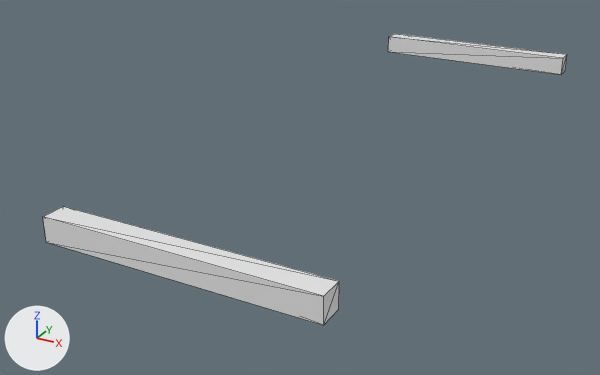
What one commit did to the glTF model assets/models/beam_rope.gltf.
One viewpoint serves both versions: a 50 mm camera at (1.36, -3.12, 1.19) aimed at (-0.22, -0.25, -0.25). Lighting does not change. The marker at lower left points along +X, +Y and +Z. The first picture is the older version. Mesh edges are drawn as thin lines. Vertices at exactly the same position are counted once.

Objects in the first picture: 'beam_rope'.
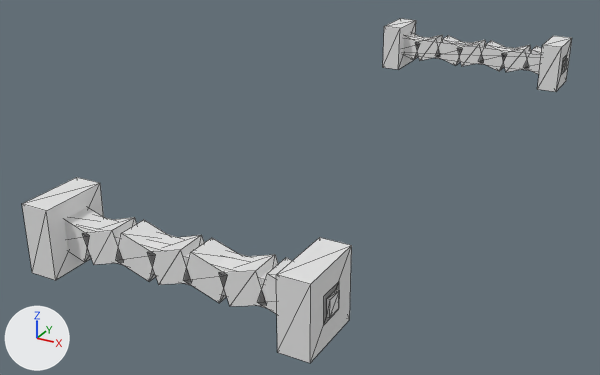
Pixel boxes [x1, y1, x2, y2] of what changed, in the pictures (600 x 375 px):
'beam_rope', reshaped (18% taller): before [43, 34, 567, 325]; after [22, 19, 572, 363]
part 1 of me_beam_rope, added: after [276, 237, 352, 363]
part 2 of me_beam_rope, added: after [327, 289, 340, 318]
part 3 of me_beam_rope, added: after [22, 177, 104, 280]
part 4 of me_beam_rope, added: after [537, 36, 572, 92]
part 5 of me_beam_rope, added: after [562, 58, 568, 71]
part 6 of me_beam_rope, added: after [383, 19, 416, 70]
part 7 of me_beam_rope, added: after [64, 32, 542, 314]

Diff of the bpy script that builds the scene:
```diff
--- a/assets/models/beam_rope.gltf.py
+++ b/assets/models/beam_rope.gltf.py
@@ me_beam_rope @@
 # used by ob_beam_rope; location = (0.0, 0.0, 0.0)
-me_beam_rope.from_pydata(...)  # 16 vertices, 24 faces; spans x -0.5..0.5, y -1.42..1.42, z -0.05..0.05
+me_beam_rope.from_pydata(...)  # 192 vertices, 288 faces; spans x -0.51..0.51, y -1.5..1.5, z -0.12..0.12
+# me_beam_rope part 1: a new loose piece, a box spanning x 0.4..0.5, y -1.5..-1.26, z -0.12..0.12
+# me_beam_rope part 2: a new loose piece, a box spanning x 0.5..0.51, y -1.408..-1.352, z -0.028..0.028
+# me_beam_rope part 3: a new loose piece, a box spanning x -0.5..-0.4, y -1.5..-1.26, z -0.12..0.12
+# me_beam_rope part 4: a new loose piece, a box spanning x 0.4..0.5, y 1.26..1.5, z -0.12..0.12
+# me_beam_rope part 5: a new loose piece, a box spanning x 0.5..0.51, y 1.352..1.408, z -0.028..0.028
+# me_beam_rope part 6: a new loose piece, a box spanning x -0.5..-0.4, y 1.26..1.5, z -0.12..0.12
+# me_beam_rope part 7
+# 56 vertices are added at x -0.46..0.45, y -1.43..1.33, z -0.07..0.07
+# 56 new vertices lie (0.0, 0.1, 0.0) away from vertices in x -0.46..0.45, y -1.43..1.33, z -0.07..0.07
+# 168 new faces join them
+# other edits to the shape of me_beam_rope do not show in these pictures
```
